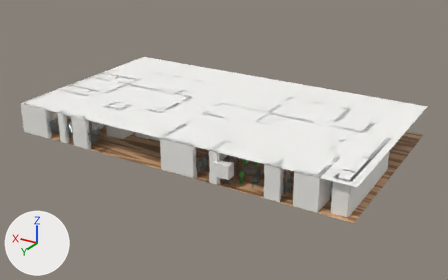
What one commit did to the Blender file output/scene.blend.
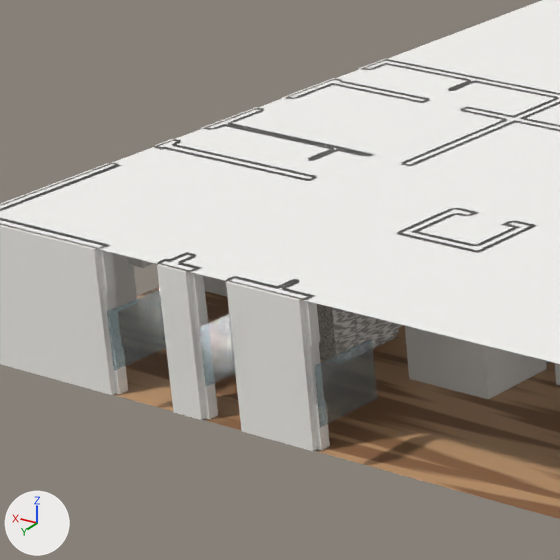
The first picture shows the older version from a camera (50 mm lens) standing at (-29.8, 49.4, 24.0) and looking at (-0.6, 0.7, -0.4). The close-ups show the older and then the newer version on the part from 6% to 30% of the width and 22% to 61% of the height of that picture. Only the edits that show in the close-ups are written down. Arrows for +X, +Y and +Z are at lower left; the lights stay in place.

The older version as bpy lines, for what is in view:
```python
ob_bed_room_1__proc_bed_0 = bpy.data.objects.new('bed_room_1__proc_bed_0', me_bed_room_1__proc_bed_0mesh)
ob_bed_room_1__proc_bed_0.location = (13.61, 1.39, 0.0)
ob_bed_room_1__proc_bed_0.rotation_euler = (0.0, 0.0, 4.737)  # degrees (0, 0, 271)
ob_office_chair_room_0__proc_office_chair_0 = bpy.data.objects.new('office_chair_room_0__proc_office_chair_0', me_office_chair_room_0__proc_office_chair_0mesh)
ob_office_chair_room_0__proc_office_chair_0.location = (8.98, 3.6, 0.0)
ob_office_chair_room_0__proc_office_chair_0.rotation_euler = (0.0, 0.0, 1.798)  # degrees (0, 0, 103)
ob_plant_room_1__proc_plant_0 = bpy.data.objects.new('plant_room_1__proc_plant_0', me_plant_room_1__proc_plant_0mesh)
ob_plant_room_1__proc_plant_0.location = (15.09, 1.33, 0.0)
ob_rug_room_1__proc_rug_0 = bpy.data.objects.new('rug_room_1__proc_rug_0', me_rug_room_1__proc_rug_0mesh)
ob_rug_room_1__proc_rug_0.location = (15.09, 1.33, 0.0)
ob_walls = bpy.data.objects.new('Walls', me_wallsmesh)
ob_walls.location = (0.0, 0.0, 0.0)
ob_wardrobe_room_0__proc_wardrobe_0 = bpy.data.objects.new('wardrobe_room_0__proc_wardrobe_0', me_wardrobe_room_0__proc_wardrobe_0mesh)
ob_wardrobe_room_0__proc_wardrobe_0.location = (11.53, 5.73, 0.0)
ob_wardrobe_room_0__proc_wardrobe_0.rotation_euler = (0.0, 0.0, 1.556)  # degrees (0, 0, 89)
# also in view: 'Glazing_cad_window_26' at (13.2, 9.8, 1.5); 'Floor' at (0.0, 0.0, 0.0); 'Glazing_cad_window_35' at (11.1, 9.8, 1.5); 'Glazing_cad_window_36' at (8.0, 9.8, 1.5); 'Ceiling' at (0.0, 0.0, 3.0)
```
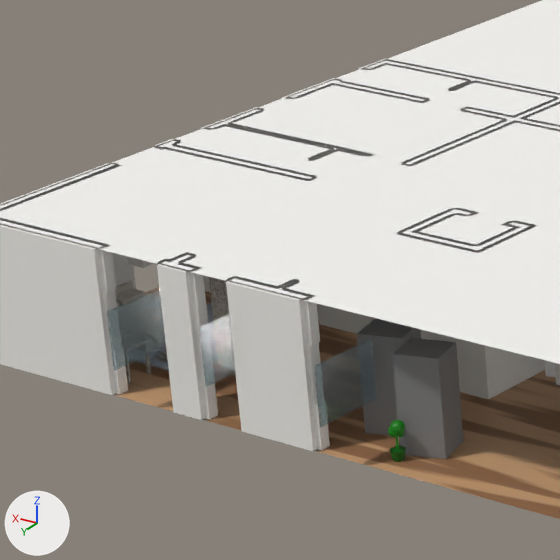
The change, as a list of edits to the scene's bpy script:
```text
Add mat_m_plastic_008000:
    mat_m_plastic_008000 = bpy.data.materials.new('M_plastic_008000')
    # nodes: BsdfPrincipled, Bump, Mapping, OutputMaterial, TexCoord, TexNoise
    # colours: green #008000
Add mat_m_plastic_149414:
    mat_m_plastic_149414 = bpy.data.materials.new('M_plastic_149414')
    # nodes: BsdfPrincipled, Bump, Mapping, OutputMaterial, TexCoord, TexNoise
    # colours: green #149414
Add mat_m_plastic_005e00:
    mat_m_plastic_005e00 = bpy.data.materials.new('M_plastic_005E00')
    # nodes: BsdfPrincipled, Bump, Mapping, OutputMaterial, TexCoord, TexNoise
    # colours: dark green #005e00
Add mat_m_ceramic_ffffff:
    mat_m_ceramic_ffffff = bpy.data.materials.new('M_ceramic_FFFFFF')
    # nodes: BsdfPrincipled, Bump, Mapping, OutputMaterial, TexCoord, TexNoise
    # colours: white #ffffff
Change ob_wardrobe_room_0__proc_wardrobe_0:
    ob_wardrobe_room_0__proc_wardrobe_0.location: (11.53, 5.73, 0.0) -> (12.88, 7.02, 0.0)
    ob_wardrobe_room_0__proc_wardrobe_0.rotation_euler: (0.0, 0.0, 1.556) -> (0.0, 0.0, 4.701)  # degrees (0, 0, 89) -> degrees (0, 0, 269)
Change ob_office_chair_room_0__proc_office_chair_0:
    ob_office_chair_room_0__proc_office_chair_0.location: (8.98, 3.6, 0.0) -> (14.36, 8.1, 0.0)
Change ob_bed_room_1__proc_bed_0:
    ob_bed_room_1__proc_bed_0.location: (13.61, 1.39, 0.0) -> (15.93, 7.28, 0.0)
Change ob_rug_room_1__proc_rug_0:
    ob_rug_room_1__proc_rug_0.location: (15.09, 1.33, 0.0) -> (14.76, 7.67, 0.0)
Change ob_plant_room_1__proc_plant_0:
    ob_plant_room_1__proc_plant_0.location: (15.09, 1.33, 0.0) -> (13.55, 7.67, 0.0)
Add ob_plant_room_6__plan_plant_3:
    ob_plant_room_6__plan_plant_3 = bpy.data.objects.new('plant_room_6__plan_plant_3', me_plant_room_6__plan_plant_3mesh)  # an icosphere of 80 faces spanning x -0.015..0.14, y -0.082..0.082, z 0.438..0.602, material slot 0; a 14-sided cut cone along z (radius 0.11 at the low end, 0.152 at the high end) spanning x -0.148..0.148, y -0.152..0.152, z 0.0..0.203, material slot 1; a 6-sided cylinder along z spanning x -0.019..0.019, y -0.022..0.022, z 0.203..0.607, material slot 2; an icosphere of 80 faces spanning x -0.088..0.127, y -0.054..0.172, z 0.476..0.703, material slot 0; an icosphere of 80 faces spanning x -0.188..0.087, y -0.108..0.181, z 0.514..0.803, material slot 0; an icosphere of 80 faces spanning x -0.128..0.027, y -0.119..0.045, z 0.438..0.602, material slot 0; an icosphere of 80 faces spanning x -0.088..0.127, y -0.172..0.054, z 0.476..0.703, material slot 0
    ob_plant_room_6__plan_plant_3.location = (7.23, 9.45, 0.0)
    ob_plant_room_6__plan_plant_3.rotation_euler = (0.0, 0.0, 0.298)  # degrees (0, 0, 17)
Add ob_sink_room_0__plan_sink_2:
    ob_sink_room_0__plan_sink_2 = bpy.data.objects.new('sink_room_0__plan_sink_2', me_sink_room_0__plan_sink_2mesh)  # a box spanning x -0.236..0.236, y -0.156..0.156, z 0.0..0.7
    ob_sink_room_0__plan_sink_2.location = (7.22, 4.71, 0.0)
    ob_sink_room_0__plan_sink_2.rotation_euler = (0.0, 0.0, 0.298)  # degrees (0, 0, 17)
Add ob_shower_room_6__plan_shower_3:
    ob_shower_room_6__plan_shower_3 = bpy.data.objects.new('shower_room_6__plan_shower_3', me_shower_room_6__plan_shower_3mesh)  # a box spanning x -0.41..0.41, y -0.45..0.45, z 0.0..2.0; in mat_m_unknown_808080 (grey #808080)
    ob_shower_room_6__plan_shower_3.location = (8.26, 8.32, 0.0)
    ob_shower_room_6__plan_shower_3.rotation_euler = (0.0, 0.0, 1.869)  # degrees (0, 0, 107)
Add ob_shower_room_6__plan_shower_2:
    ob_shower_room_6__plan_shower_2 = bpy.data.objects.new('shower_room_6__plan_shower_2', me_shower_room_6__plan_shower_3mesh.copy())
    ob_shower_room_6__plan_shower_2.location = (7.04, 8.73, 0.0)
    ob_shower_room_6__plan_shower_2.rotation_euler = (0.0, 0.0, 1.869)  # degrees (0, 0, 107)
```

Pixel boxes (x1, y1, x2, y2) of what changed, in the close-ups (560 x 560 px):
'shower_room_6__plan_shower_2', added
    after: (392, 338, 464, 459)
'wardrobe_room_0__proc_wardrobe_0', moved, turned
    before: (317, 304, 399, 361)
    after: (209, 277, 229, 321)
'shower_room_6__plan_shower_3', added
    after: (357, 318, 421, 435)
'plant_room_6__plan_plant_3', added (green)
    after: (388, 420, 406, 462)
'bed_room_1__proc_bed_0', moved (not visible before)
    after: (115, 281, 147, 307)
'rug_room_1__proc_rug_0', moved (not visible before)
    after: (135, 348, 169, 371)
'sink_room_0__plan_sink_2', added
    after: (545, 360, 556, 377)
'plant_room_1__proc_plant_0', moved (not visible before)
    after: (206, 303, 213, 323)
'office_chair_room_0__proc_office_chair_0', moved (not visible before)
    after: (156, 348, 168, 363)
